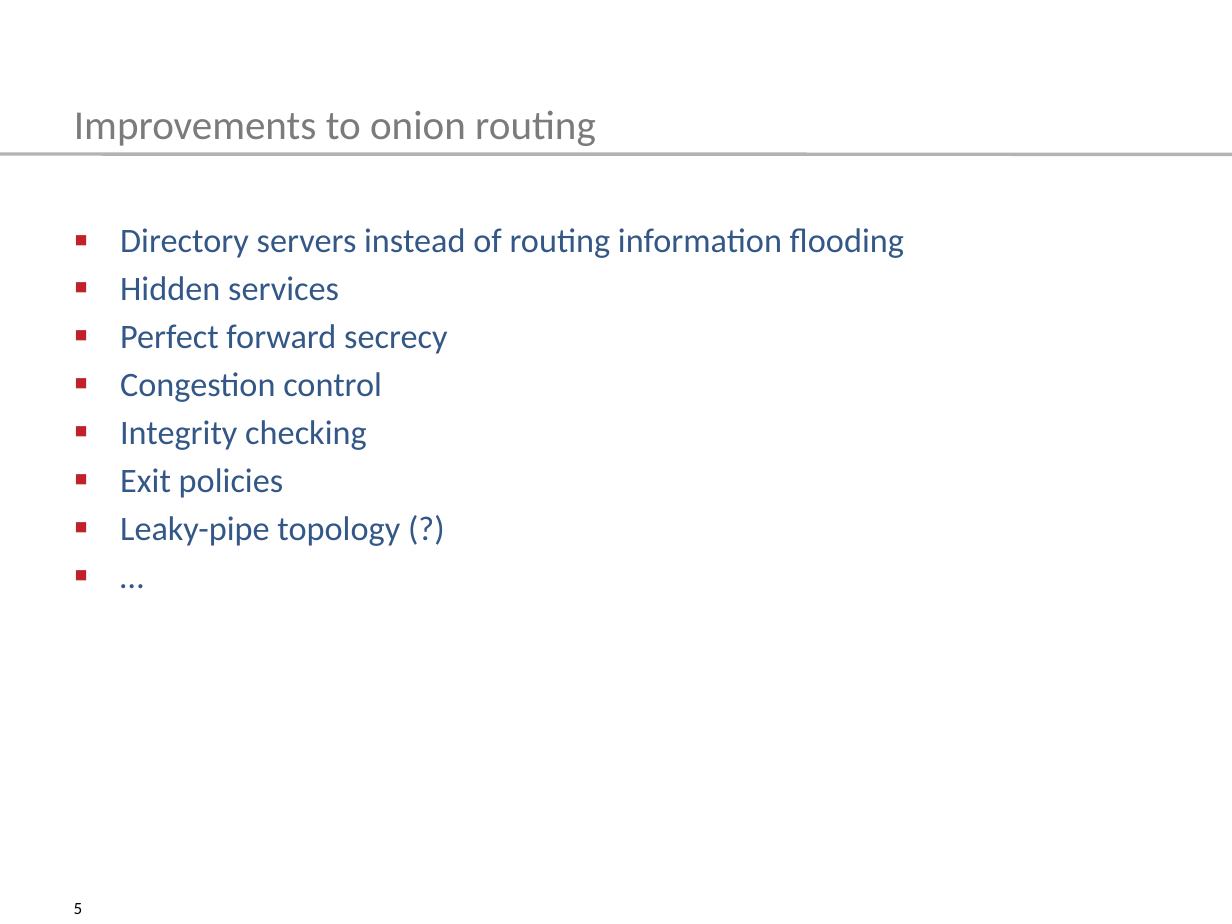
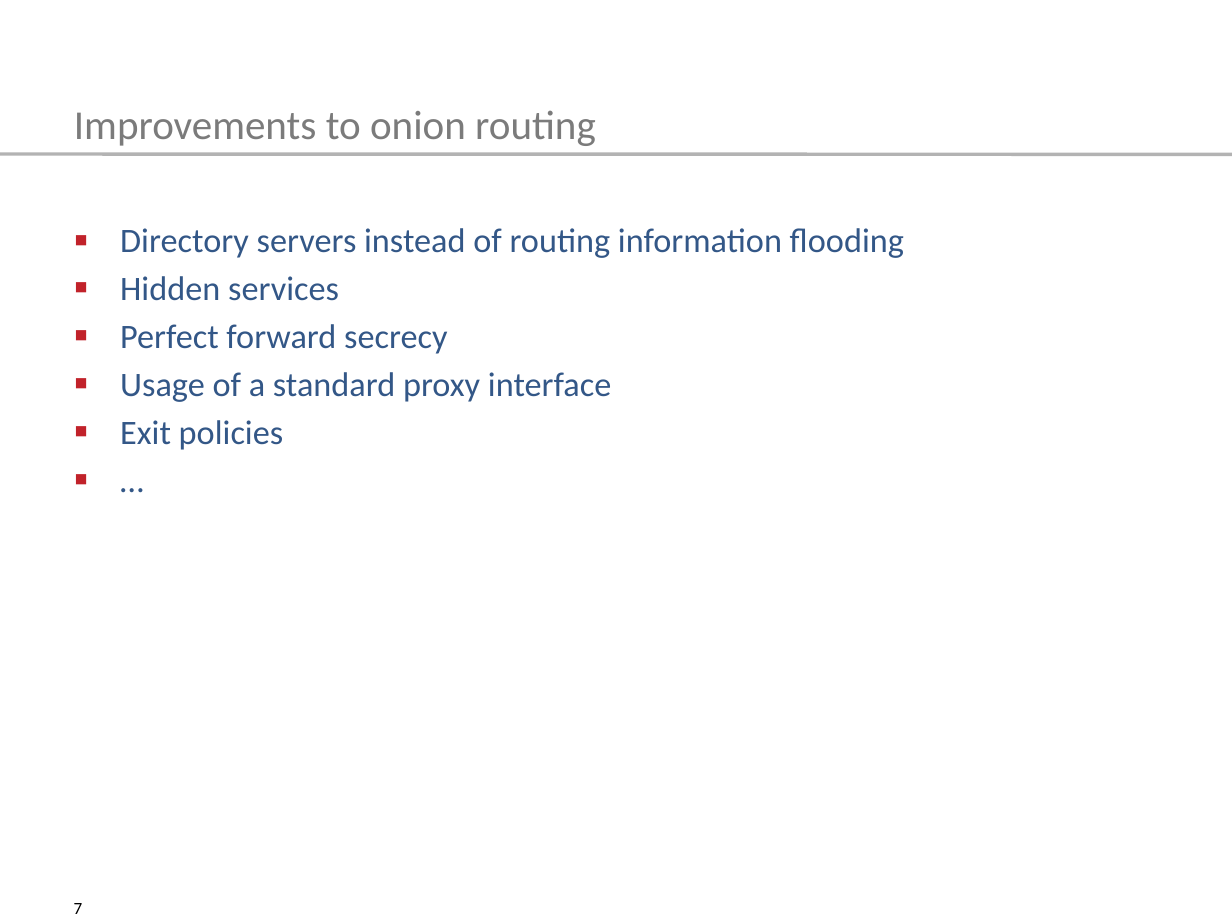
Before and after one commit to tompetersen/ski-tor, a slide deck: slide 7 of presentation/TemplateSlides2016.pptx (slide 5 before the commit). Drawn at 1232x924 pixels with LibreOffice and Linux fonts; fonts in the diff are those of the drawing. Boxes give left, top, right and bottom in pixels: in the first picture for what was removed or moved away, otherwise in the second. Text is boxed around its words. In the diff, an @@ line names an element or a change of style, - is before the commit and + after.

```diff
--- a/presentation/TemplateSlides2016.pptx
+++ b/presentation/TemplateSlides2016.pptx
@@ text at (120, 372, 611, 402): text changed @@
-▪ Congestion control
-▪ Integrity checking
+▪ Usage of a standard proxy interface
@@ text at (120, 516, 400, 546): paragraph removed @@
-▪ Leaky-pipe topology (?)
@@ page number at (74, 903, 83, 914): text changed @@
-5
+7
```
Also in this commit, not shown: 4 other slides changed, 4 slides added.
